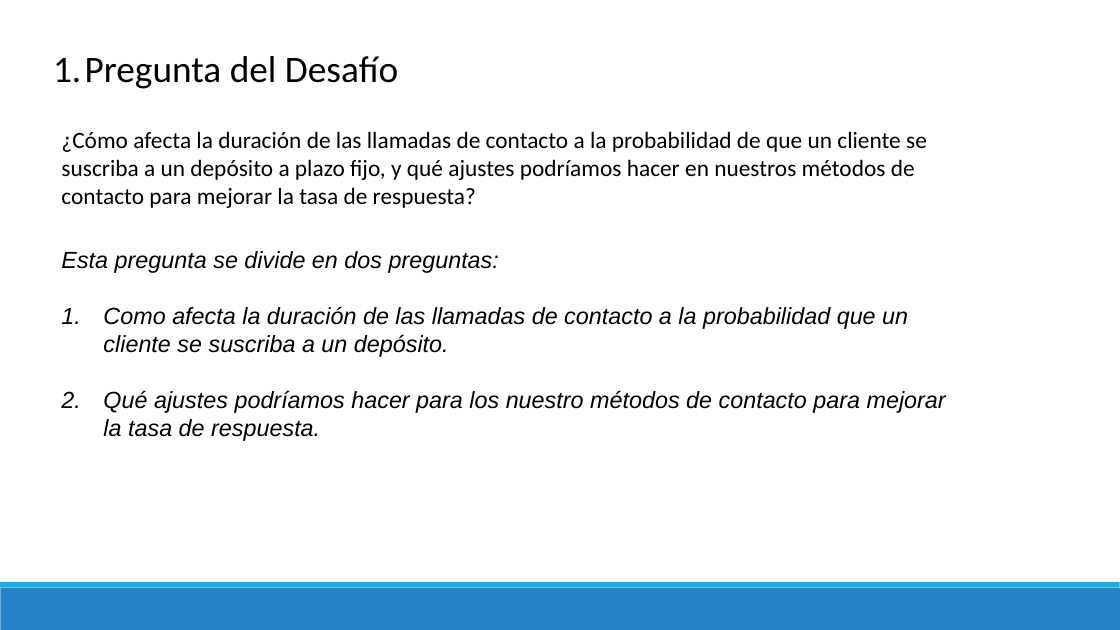
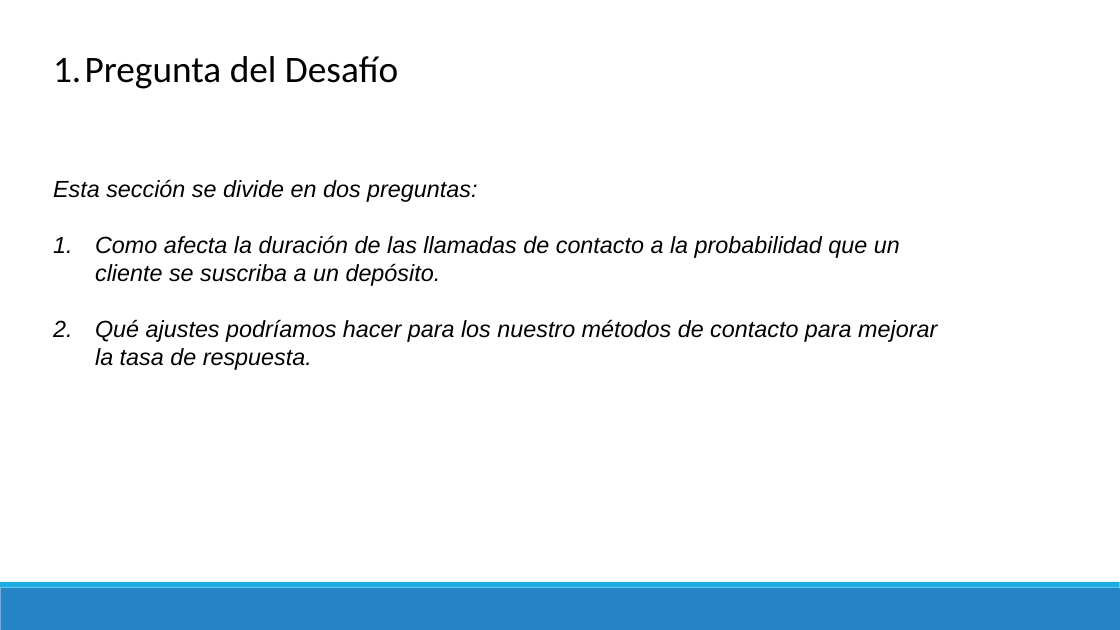
Before and after one commit to MarinaTorba/PersonalDataProrjects, a slide deck: slide 2 of Equip_B/results/Marketing/20241012_Borrador_desafiament_1_Marketing.pptx. Drawn at 1120x630 pixels with LibreOffice and Linux fonts; fonts in the diff are those of the drawing. Boxes give left, top, right and bottom in pixels: in the first picture for what was removed or moved away, otherwise in the second. Text is boxed around its words. In the diff, an @@ line names an element or a change of style, - is before the commit and + after.

```diff
--- a/Equip_B/results/Marketing/20241012_Borrador_desafiament_1_Marketing.pptx
+++ b/Equip_B/results/Marketing/20241012_Borrador_desafiament_1_Marketing.pptx
@@ text removed at bbox=[61, 131, 927, 208] @@
-¿Cómo afecta la duración de las llamadas de contacto a la probabilidad de que un cliente se suscriba a un depósito a plazo fijo, y qué ajustes podríamos hacer en nuestros métodos de contacto para mejorar la tasa de respuesta?
@@ text "Esta sección se divide en ...": place and size @@
-text "Esta sección se divide en ..." at bbox=[61, 251, 946, 441]
+text "Esta sección se divide en ..." at bbox=[53, 179, 937, 370]
@@ text at bbox=[53, 179, 477, 202]: text changed @@
-Esta pregunta se divide en dos preguntas:
+Esta sección se divide en dos preguntas:
```
Also in this commit, not shown: 9 other slides changed, 8 slides removed, 1 other file.
